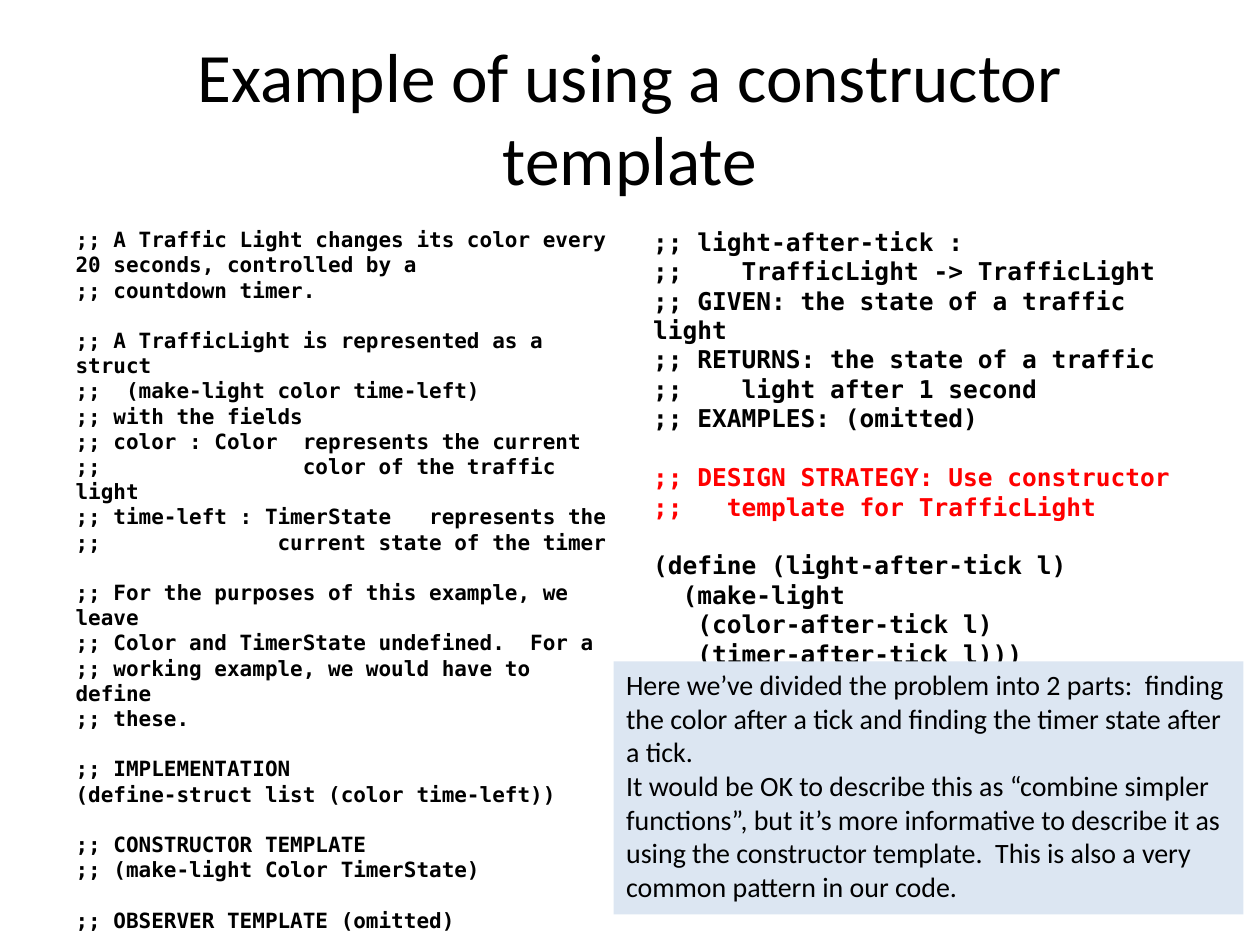
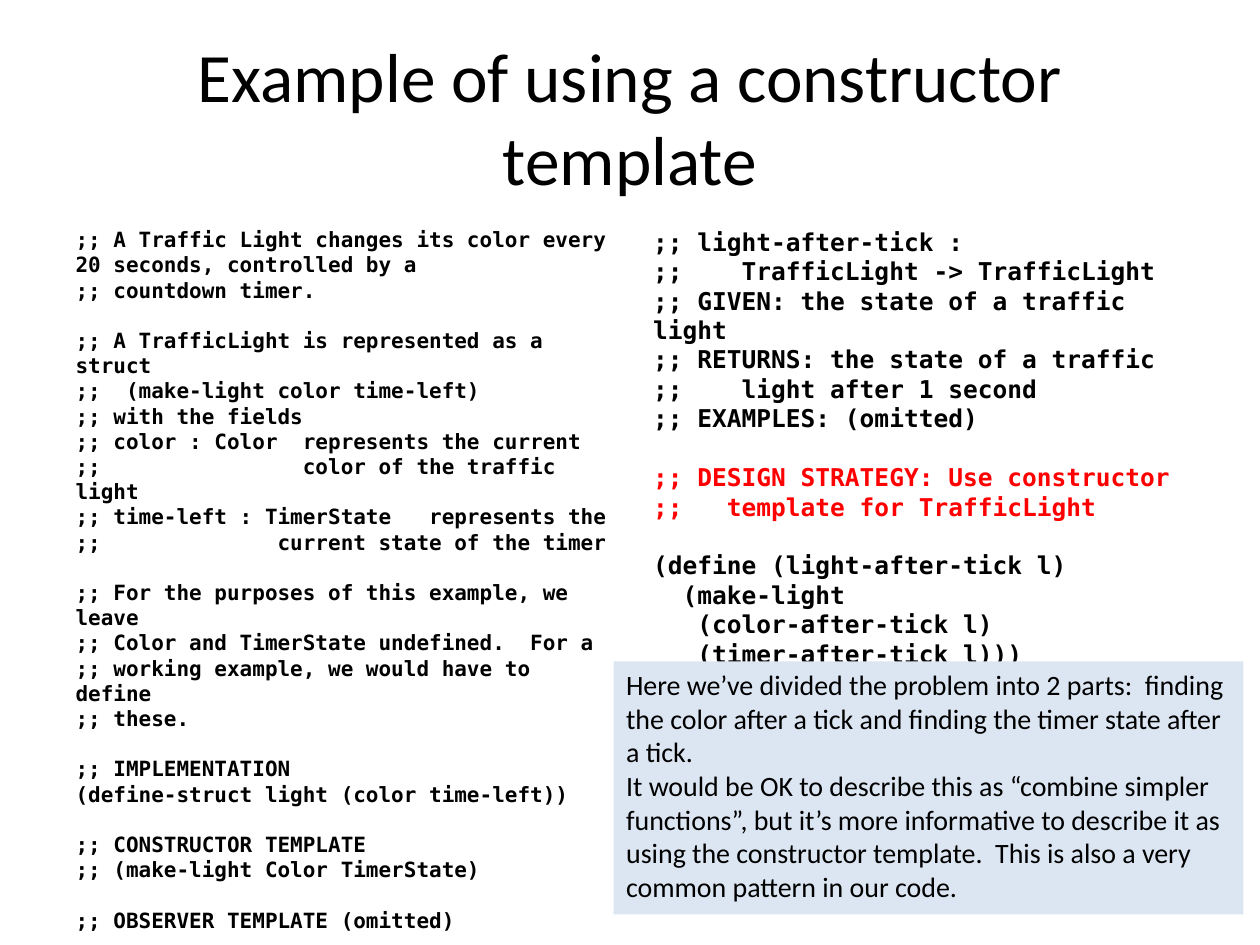
Before and after one commit to mwand/cs5010f17, a slide deck: slide 12 of Slides/Lesson 2.2 Design Strategies.pptx. Drawn at 1260x945 pixels with LibreOffice and Linux fonts; fonts in the diff are those of the drawing. Boxes give left, top, right and bottom in pixels: in the first picture for what was removed or moved away, otherwise in the second. Text is boxed around its words. In the diff, an @@ line names an element or a change of style, - is before the commit and + after.

Commit message:
added time stamp in ps02 C fixed typo in ps02.html, tweaked L2.2

```diff
--- a/Slides/Lesson 2.2 Design Strategies.pptx
+++ b/Slides/Lesson 2.2 Design Strategies.pptx
@@ text at [76, 785, 568, 807]: text changed @@
-(define-struct list (color time-left))
+(define-struct light (color time-left))
```
Also in this commit, not shown: 2 other slides changed, 1 other file.
